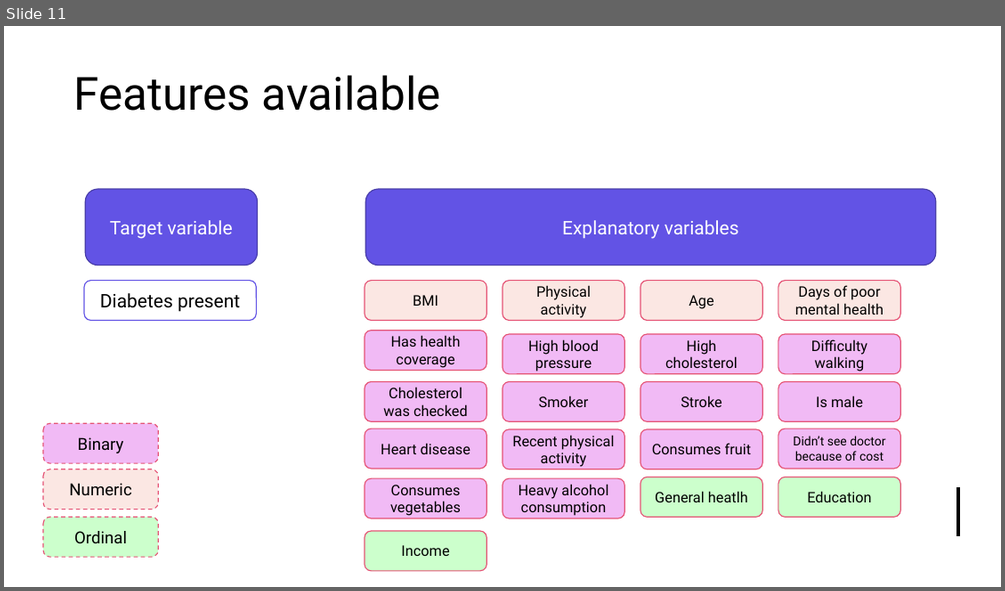
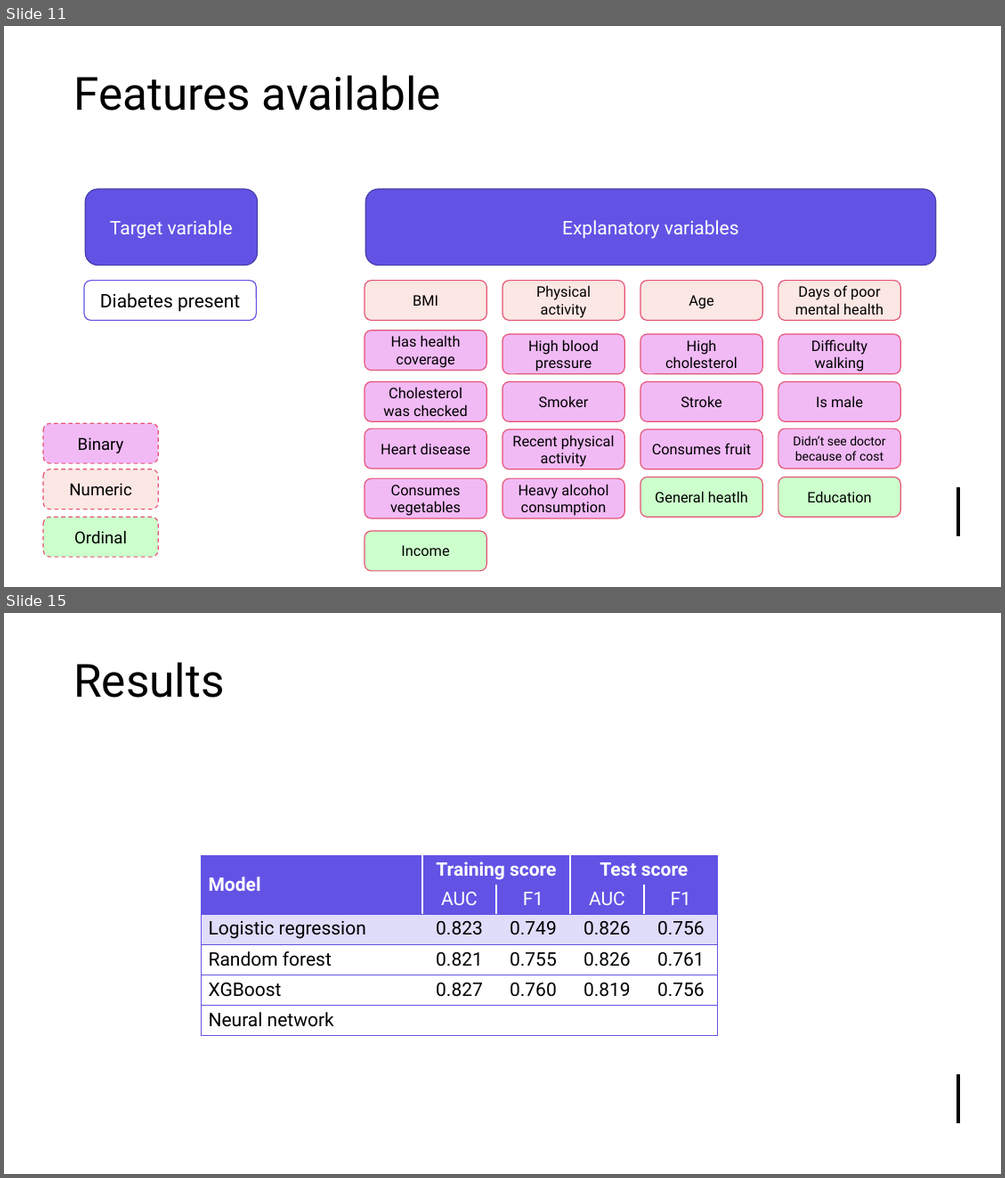
Before and after one commit to tjstarak/DSBA-ML2, a slide deck: slides/ML2_deck.pptx. Shown one above the other, each under a label of ours: slide 11 before the commit, slides 11 and 15 after it; the slides between them are not shown. The pictures are 1005x591 and 1005x1178 pixels, drawn with LibreOffice and Linux fonts; fonts in the diff are those of the drawing. Boxes give left, top, right and bottom in pixels: in the first picture for what was removed or moved away, otherwise in the second. Text is boxed around its words. In the diff, an @@ line names an element or a change of style, - is before the commit and + after.

```diff
--- a/slides/ML2_deck.pptx
+++ b/slides/ML2_deck.pptx
@@ slide 15 added at (x1=4, y1=613, x2=1001, y2=1174), background #FFFFFF; not listed: 3 template elements that a slide beside it also shows @@
@@ title added at (x1=73, y1=662, x2=224, y2=698), 44 pt, text #000000 @@
+Results
@@ table added at (x1=201, y1=855, x2=718, y2=1037), 6 rows, 5 columns @@
+Model | Training score |  | Test score | 
+ | AUC | F1 | AUC | F1
+Logistic regression | 0.823 | 0.749 | 0.826 | 0.756
+Random forest | 0.821 | 0.755 | 0.826 | 0.761
+XGBoost | 0.827 | 0.760 | 0.819 | 0.756
+Neural network |  |  |  | 
```
Also in this commit, not shown: 1 slide changed, 3 other slides added.
